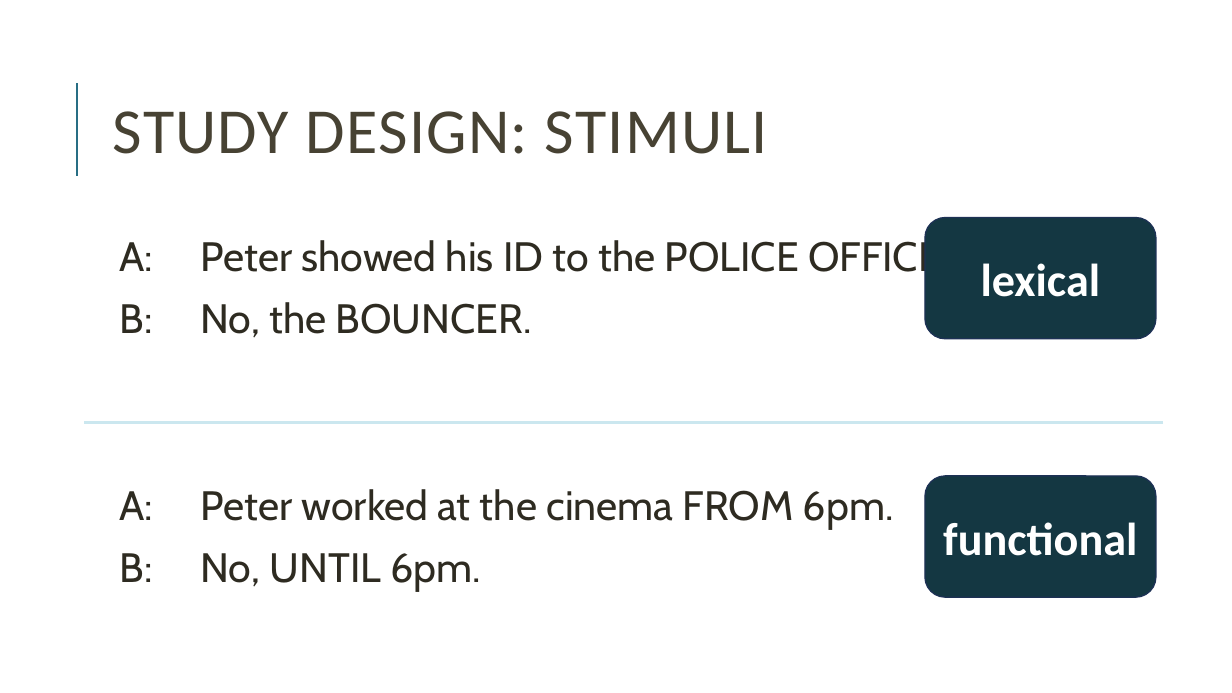
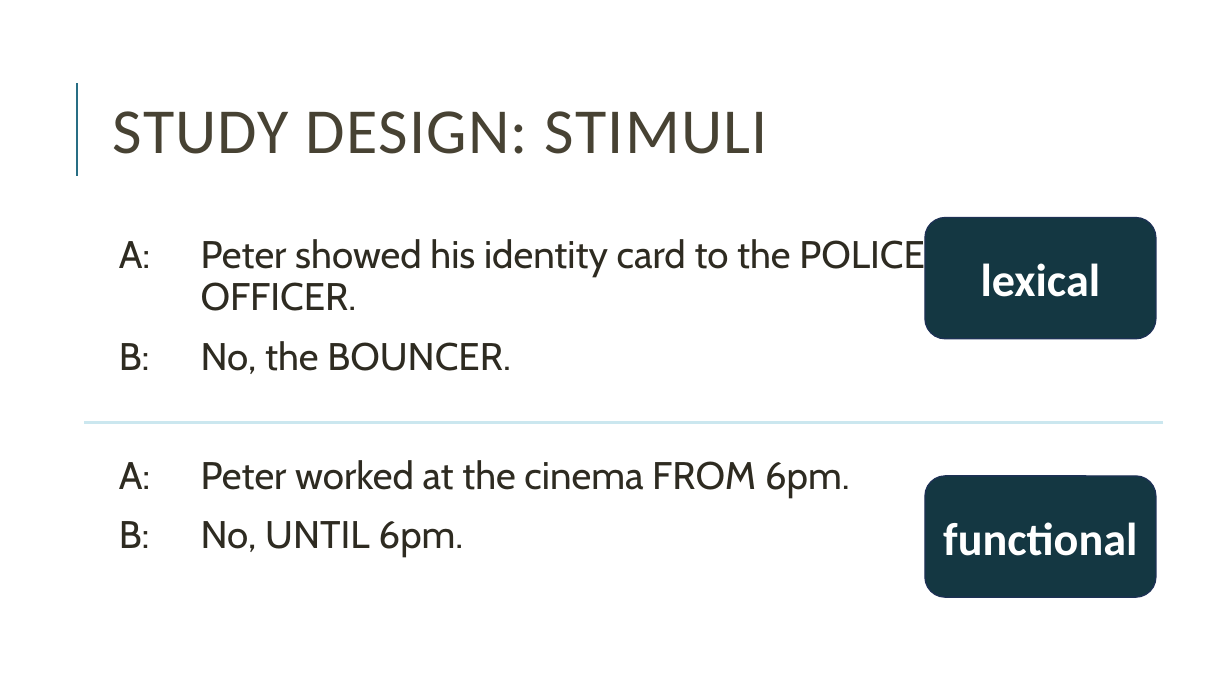
Before and after one commit to miriamschiele/MA, a slide deck: slide 37 of presentation/Miriam Schiele, MA presentation.pptx (slide 56 before the commit). Drawn at 1232x693 pixels with LibreOffice and Linux fonts; fonts in the diff are those of the drawing. Boxes give left, top, right and bottom in pixels: in the first picture for what was removed or moved away, otherwise in the second. Text is boxed around its words. In the diff, an @@ line names an element or a change of style, - is before the commit and + after.

```diff
--- a/presentation/Miriam Schiele, MA presentation.pptx
+++ b/presentation/Miriam Schiele, MA presentation.pptx
@@ text at (x1=119, y1=236, x2=925, y2=311): text changed; size 32 to 30 pt @@
-  A: Peter showed his ID to the POLICE OFFICER.
+  A: Peter showed his identity card to the POLICE
+  OFFICER.
@@ text at (x1=119, y1=341, x2=850, y2=558): size 32 to 30 pt in "B: No, the BOUNCER.", "A: Peter worked at the cinema FROM ...", "B: No, UNTIL 6pm." @@
```
Also in this commit, not shown: 7 other slides changed, 7 slides added, 1 other file.
